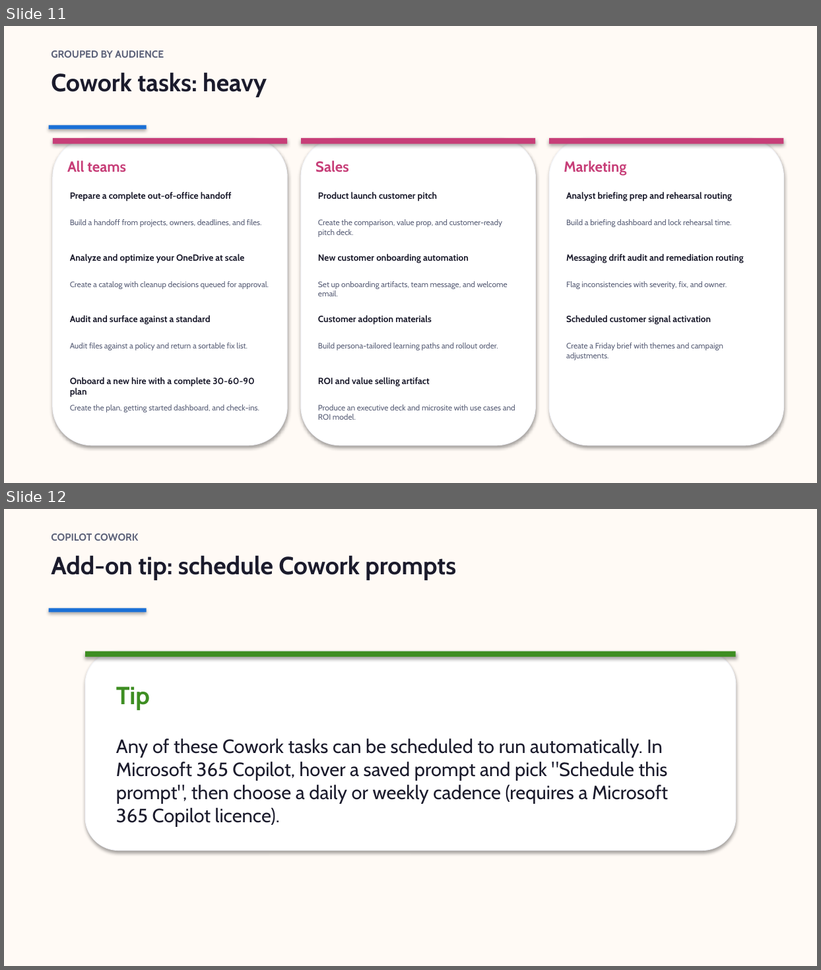
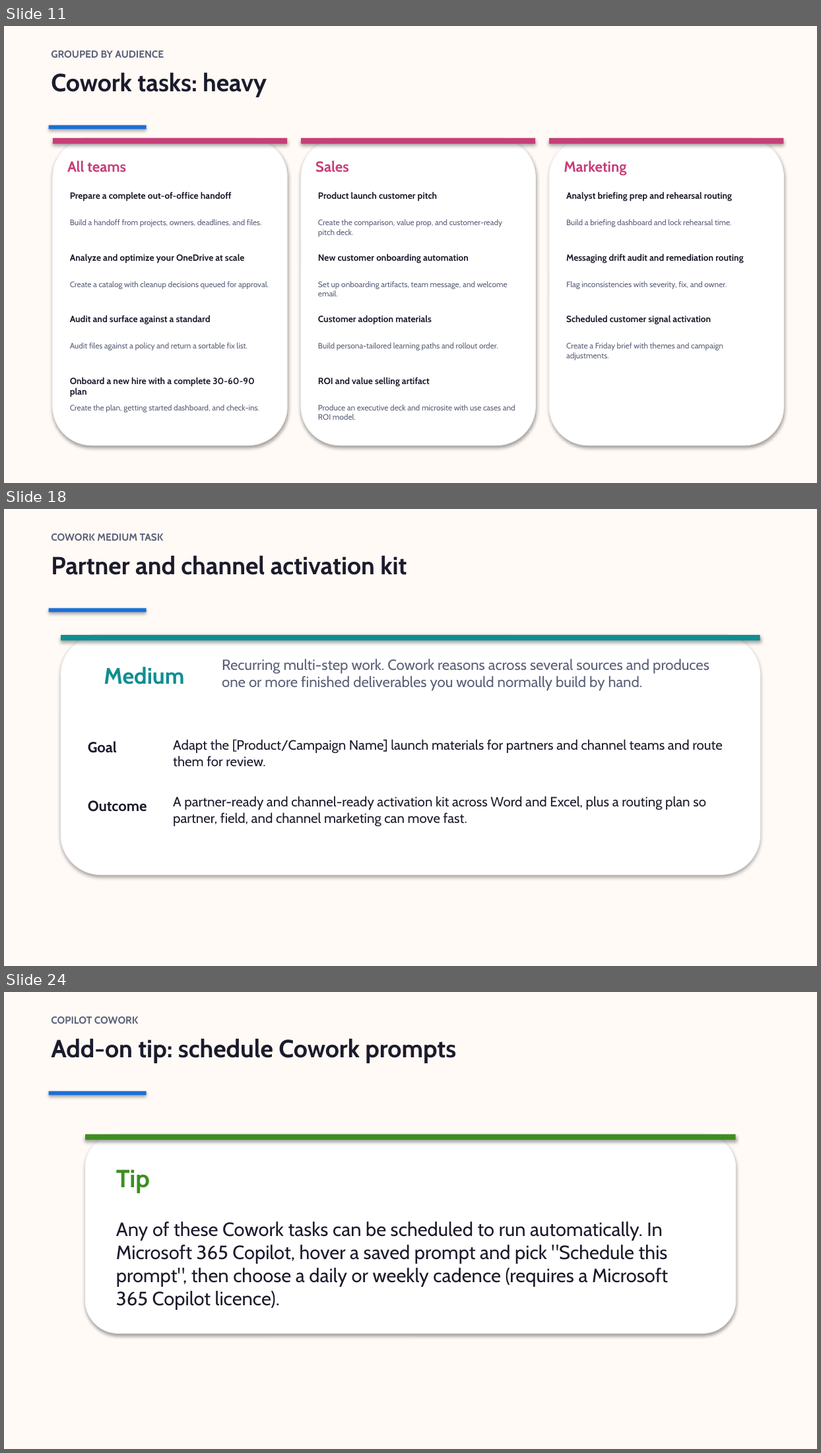
Before and after one commit to steffiyappy/copilot-what-to-use-when, a slide deck: slides/business-lite.pptx. Shown one above the other, each under a label of ours: slides 11 and 12 before the commit, slides 11, 18 and 24 after it; the slides between them are not shown. The pictures are 821x970 and 821x1453 pixels, drawn with LibreOffice and Linux fonts; fonts in the diff are those of the drawing. Boxes give left, top, right and bottom in pixels: in the first picture for what was removed or moved away, otherwise in the second. Text is boxed around its words. In the diff, an @@ line names an element or a change of style, - is before the commit and + after.

```diff
--- a/slides/business-lite.pptx
+++ b/slides/business-lite.pptx
@@ slide 18 added at (4,509,817,966), background #FFFAF5 @@
@@ text added at (51,533,164,541), 9 pt, text #5A6078, bold @@
+COWORK MEDIUM TASK
@@ text added at (51,555,407,575), 22 pt, text #1B1B2C, bold @@
+Partner and channel activation kit
@@ rectangle added at (49,608,147,612), fill #1A6FD6 @@
@@ rounded rectangle added at (61,635,760,875), fill #FFFFFF, outline #F6F7FB 0.75 pt @@
@@ rectangle added at (61,635,760,641), fill #0E8E92 @@
@@ text added at (104,667,184,685), 20 pt, text #0E8E92, bold @@
+Medium
@@ text added at (222,659,710,691), 13 pt, text #5A6078 @@
+Recurring multi-step work. Cowork reasons across several sources and produces one or more finished deliverables you would normally build by hand.
@@ text added at (88,741,117,753), 13 pt, text #1B1B2C, bold @@
+Goal
@@ text added at (173,739,723,767), 12 pt, text #1B1B2C @@
+Adapt the [Product/Campaign Name] launch materials for partners and channel teams and route them for review.
@@ text added at (88,801,147,812), 13 pt, text #1B1B2C, bold @@
+Outcome
@@ text added at (173,796,706,826), 12 pt, text #1B1B2C @@
+A partner-ready and channel-ready activation kit across Word and Excel, plus a routing plan so partner, field, and channel marketing can move fast.
@@ what was slide 12 is now slide 24 @@
```
Also in this commit, not shown: 11 other slides added, 8 other files.
